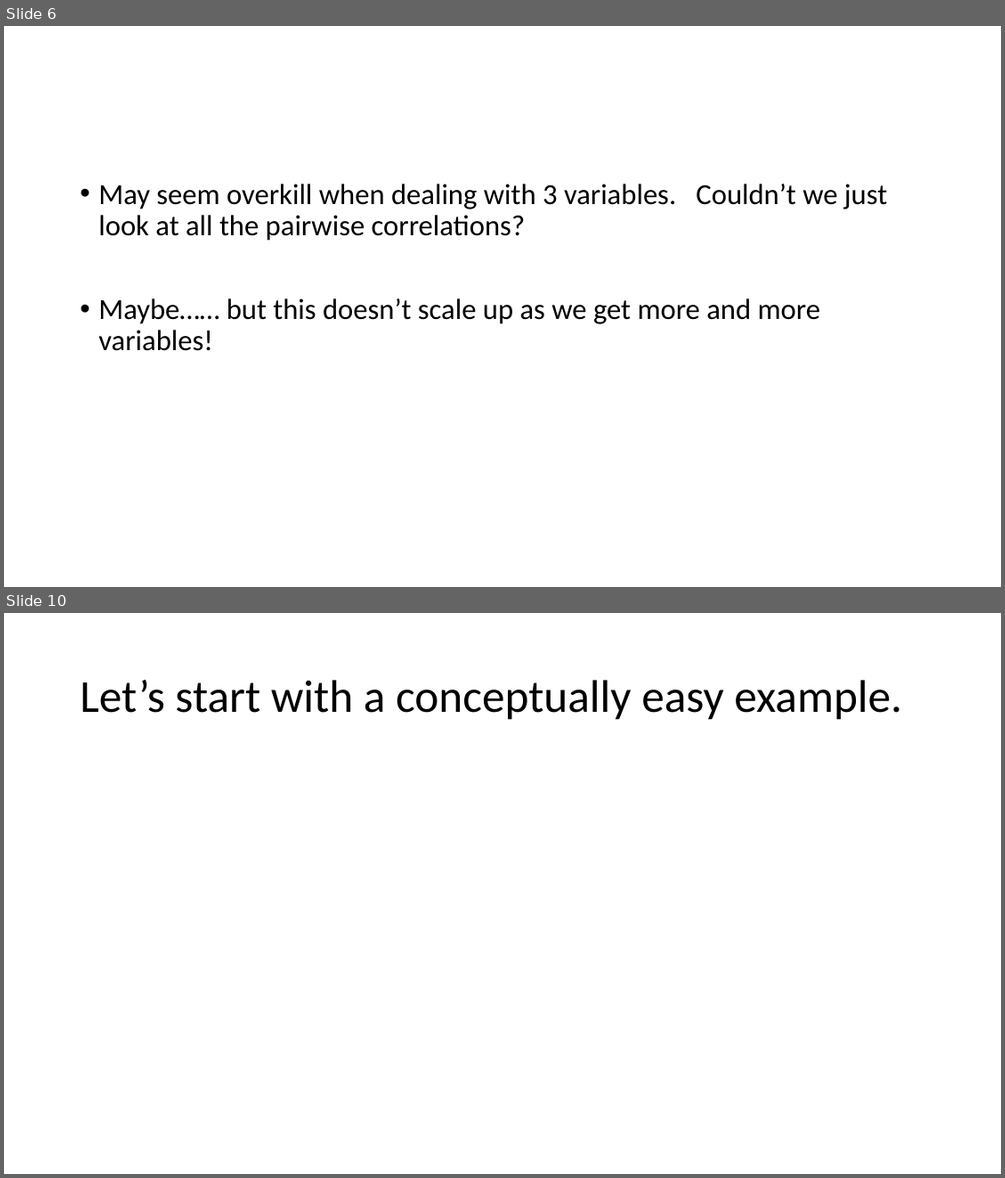
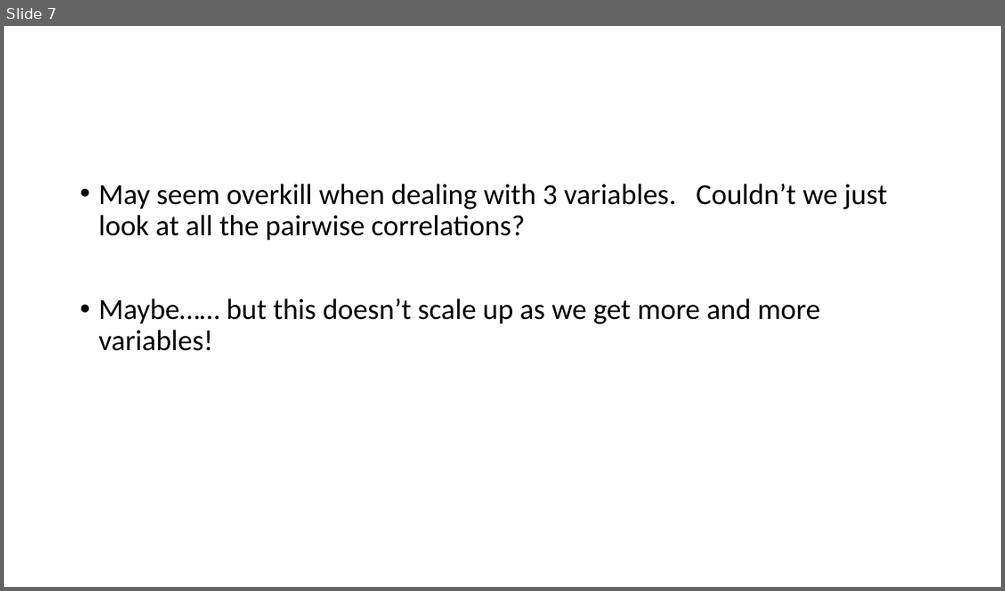
Before and after one commit to jenniferhay/jenniferhay.github.io, a slide deck: pcapresentation.pptx. Shown one above the other, each under a label of ours: slides 6 and 10 before the commit, slide 7 after it; the slides between them are not shown. The pictures are 1005x1178 and 1005x591 pixels, drawn with LibreOffice and Linux fonts; fonts in the diff are those of the drawing. Boxes give left, top, right and bottom in pixels: in the first picture for what was removed or moved away, otherwise in the second. Text is boxed around its words. In the diff, an @@ line names an element or a change of style, - is before the commit and + after.

```diff
--- a/pcapresentation.pptx
+++ b/pcapresentation.pptx
@@ slide 10 removed at (x1=4, y1=613, x2=1001, y2=1174), background #FFFFFF @@
@@ title removed at (x1=80, y1=680, x2=902, y2=720) @@
-Let’s start with a conceptually easy example.
@@ what was slide 6 is now slide 7 @@
```
Also in this commit, not shown: 11 slides changed, 1 slide added, 3 other files.
